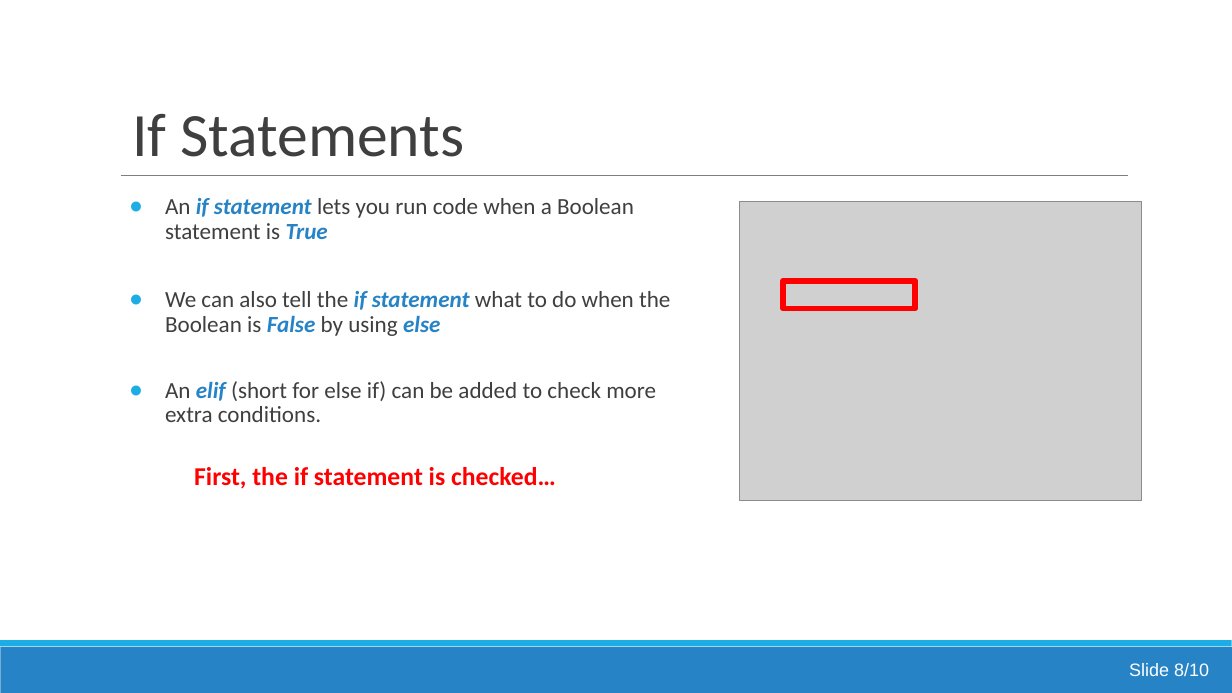
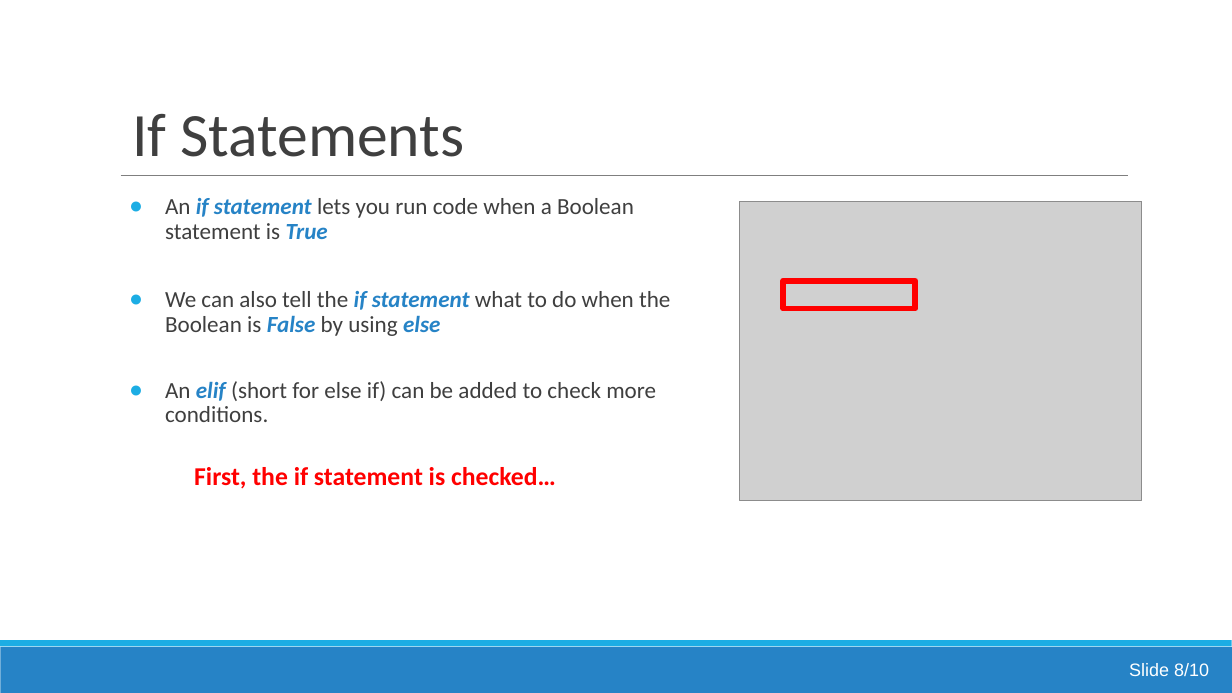
Before and after one commit to jsmartinstats/SCIF10002-2026, a slide deck: slide 50 of 02/Lecture2_Booleans_and_Conditionals.pptx. Drawn at 1232x693 pixels with LibreOffice and Linux fonts; fonts in the diff are those of the drawing; grey boxes stand for pictures. Boxes give left, top, right and bottom in pixels: in the first picture for what was removed or moved away, otherwise in the second. Text is boxed around its words. In the diff, an @@ line names an element or a change of style, - is before the commit and + after.

```diff
--- a/02/Lecture2_Booleans_and_Conditionals.pptx
+++ b/02/Lecture2_Booleans_and_Conditionals.pptx
@@ text at [165,381,656,422]: text changed @@
-● An elif (short for else if) can be added to check more extra conditions.
+● An elif (short for else if) can be added to check more conditions.
```
Also in this commit, not shown: 11 other slides changed, 3 slides added, 3 slides removed, 9 other files.
